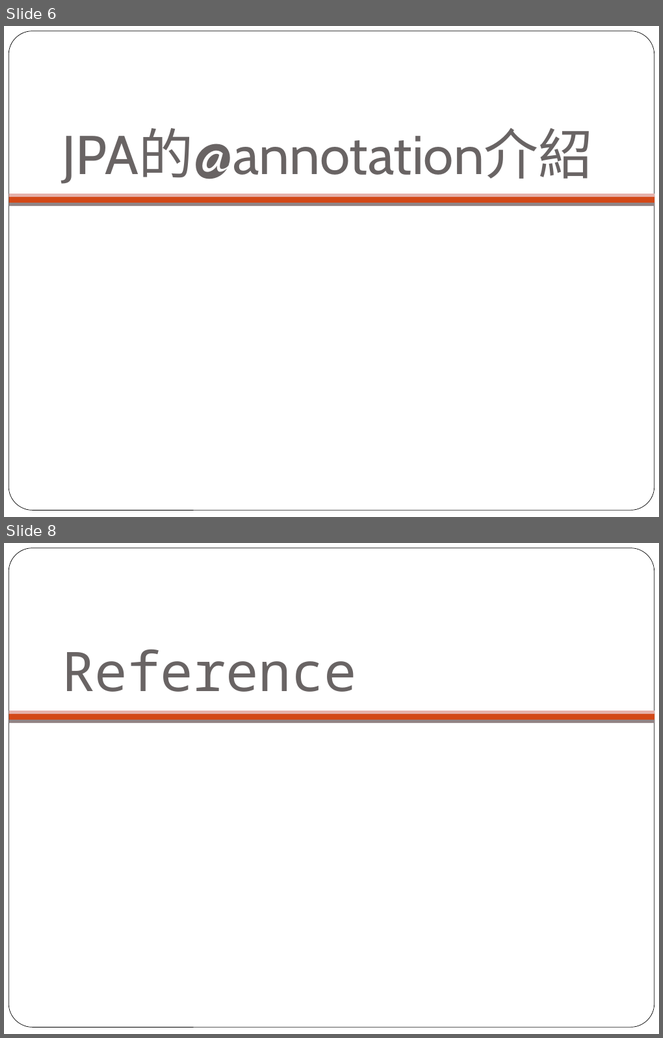
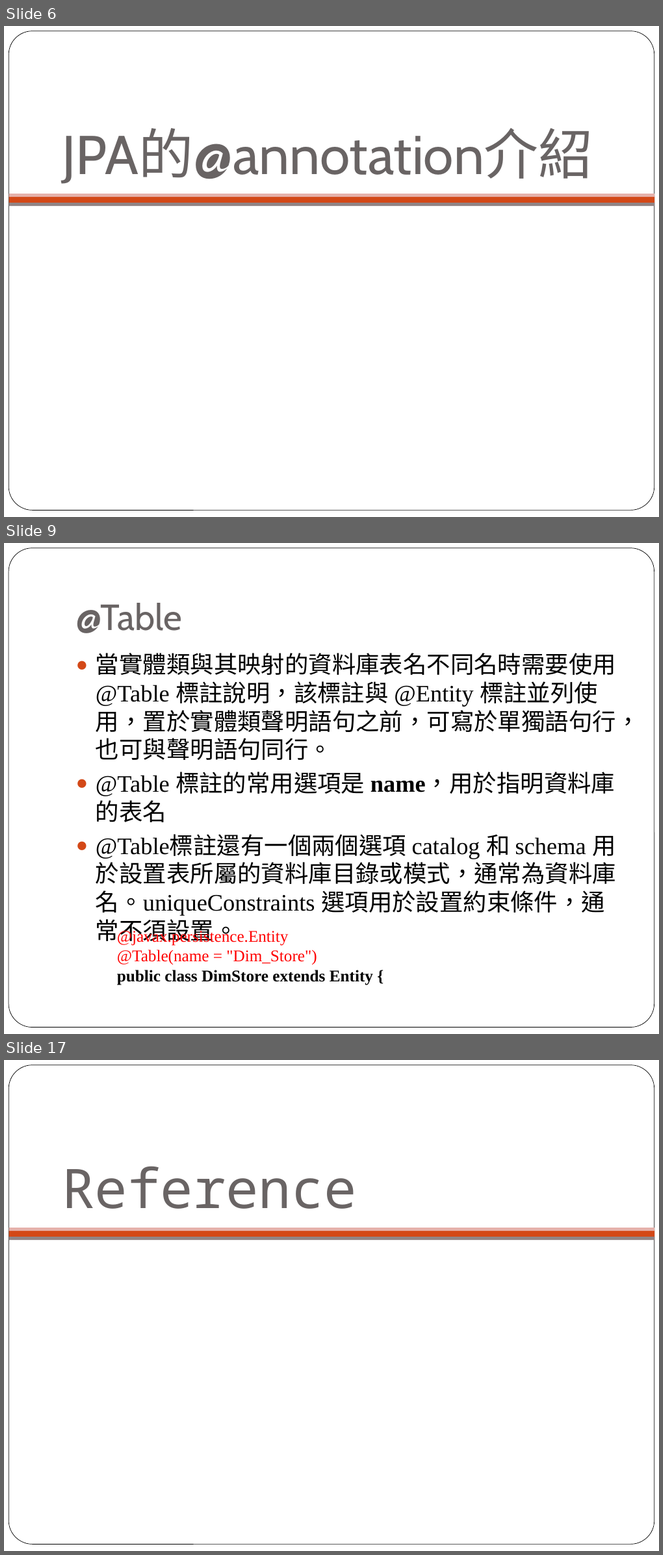
Before and after one commit to lontn/spring-jpa, a slide deck: doc/Spring JPA配置.pptx. Shown one above the other, each under a label of ours: slides 6 and 8 before the commit, slides 6, 9 and 17 after it; the slides between them are not shown. The pictures are 663x1038 and 663x1555 pixels, drawn with LibreOffice and Linux fonts; fonts in the diff are those of the drawing; background and template pictures are left out. Boxes give left, top, right and bottom in pixels: in the first picture for what was removed or moved away, otherwise in the second. Text is boxed around its words. In the diff, an @@ line names an element or a change of style, - is before the commit and + after.

```diff
--- a/doc/Spring JPA配置.pptx
+++ b/doc/Spring JPA配置.pptx
@@ slide 9 added at (4, 543, 659, 1034), background #FFFFFF; not listed: 1 template element that a slide beside it also shows @@
@@ title added at (76, 603, 182, 633), 40 pt, text #696464 @@
+@Table
@@ text added at (96, 653, 640, 946), 26 pt, text #000000 @@
+● 當實體類與其映射的資料庫表名不同名時需要使用@Table 標註說明，該標註與 @Entity 標註並列使用，置於實體類聲明語句之前，可寫於單獨語句行，也可與聲明語句同行。
+● @Table 標註的常用選項是 name，用於指明資料庫的表名
+● @Table標註還有一個兩個選項 catalog 和 schema 用於設置表所屬的資料庫目錄或模式，通常為資料庫名。uniqueConstraints 選項用於設置約束條件，通常不須設置。
@@ text added at (117, 929, 373, 986), 18 pt, text #FF0000 @@
+@javax.persistence.Entity
+@Table(name = "Dim_Store")
+public class DimStore extends Entity {
@@ what was slide 8 is now slide 17 @@
```
Also in this commit, not shown: 1 slide changed, 8 other slides added, 2 other files.
